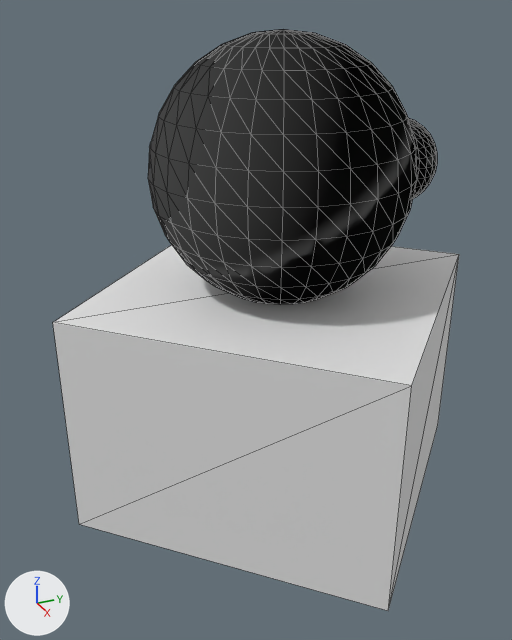
What one commit did to the glTF model assets/models/scene.glb.
Camera for both pictures: a 50 mm lens placed at (2.64, -1.3, 2.17), pointed at (0.03, -0.13, 0.86). Every picture has the same lights, and +X, +Y and +Z are marked at lower left. The first picture is the older version. Mesh edges are drawn as thin lines. Where no turn or scale is listed for an object, it has been applied to the vertices.

Before the edit, the objects in view are built like this:
```python
me_box = bpy.data.meshes.new('Box')
me_box.from_pydata(...)  # 8 vertices, 12 faces; spans x -0.99..0.99, y -0.99..0.99, z -0.5..0.5
me_sphere = bpy.data.meshes.new('Sphere')
me_sphere.from_pydata(...)  # 407 vertices, 756 faces; spans x -0.55..0.55, y -0.55..0.55, z -0.55..0.55
ob_base = bpy.data.objects.new('Base', me_box)
ob_base.location = (0.0, 0.0, 0.5)
ob_head = bpy.data.objects.new('Head', me_sphere)
ob_head.parent = ob_root
ob_head.location = (0.0, 0.0, 1.5)
ob_nose = bpy.data.objects.new('Nose', me_sphere)
ob_nose.parent = ob_root
ob_nose.location = (0.0, 0.55, 1.5)
ob_nose.scale = (0.35, 0.35, 0.35)
```
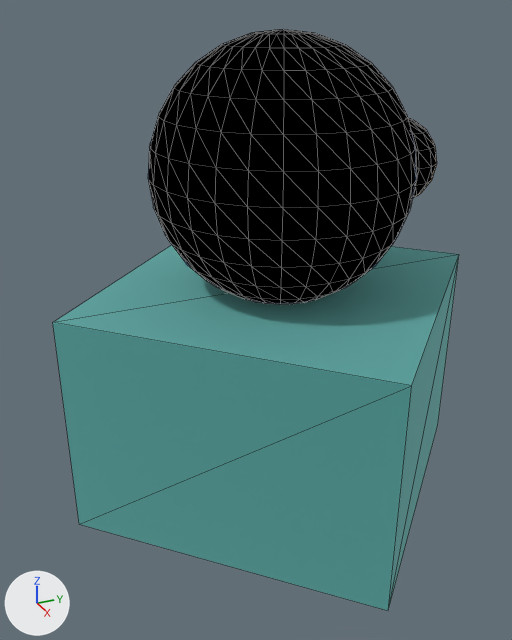
The change, as a list of edits to the scene's bpy script:
```text
Add img_bands:
    img_bands = load_image('bands', '_unpacked/bands', 256, 256, 'sRGB')
Add mat_noseamber:
    mat_noseamber = principled_material('NoseAmber')
    mat_noseamber.base_color = (0.95, 0.62, 0.2)  # orange #f9ce7c
    mat_noseamber.metallic = 1.0
    mat_noseamber.roughness = 1.0
Add mat_headbanded:
    mat_headbanded = principled_material('HeadBanded')
    mat_headbanded.texture = img_bands
    mat_headbanded.metallic = 1.0
    mat_headbanded.roughness = 1.0
Add mat_baseteal:
    mat_baseteal = principled_material('BaseTeal')
    mat_baseteal.base_color = (0.25, 0.62, 0.6)  # cyan #89cecb
    mat_baseteal.metallic = 1.0
    mat_baseteal.roughness = 1.0
Change me_box:
    where me_box.from_pydata(...)  # 8 vertices, 12 faces; spans x -0.99..0.99, y -0.99..0.99, z -0.5..0.5
    add me_box.materials.append(mat_baseteal)  # cyan #89cecb
Change me_sphere:
    where me_sphere.from_pydata(...)  # 407 vertices, 756 faces; spans x -0.55..0.55, y -0.55..0.55, z -0.55..0.55
    add me_sphere.materials.append(mat_headbanded)  # picture img_bands
Add me_nosesphere:
    me_nosesphere.from_pydata(...)  # 137 vertices, 240 faces; spans x -0.55..0.55, y -0.55..0.55, z -0.55..0.55
    me_nosesphere.materials.append(mat_noseamber)  # orange #f9ce7c
Change ob_nose:
    ob_nose: bpy.data.objects.new('Nose', me_sphere) -> bpy.data.objects.new('Nose', me_nosesphere)
```

Pixel boxes [x1, y1, x2, y2] of what changed, in the pictures (512 x 640 px):
'Base', recoloured (white to cyan): [53, 245, 459, 611] in both
'Head', recoloured (darker): [148, 29, 417, 305] in both
'Nose', reshaped: before [408, 118, 437, 199]; after [408, 118, 437, 198]
